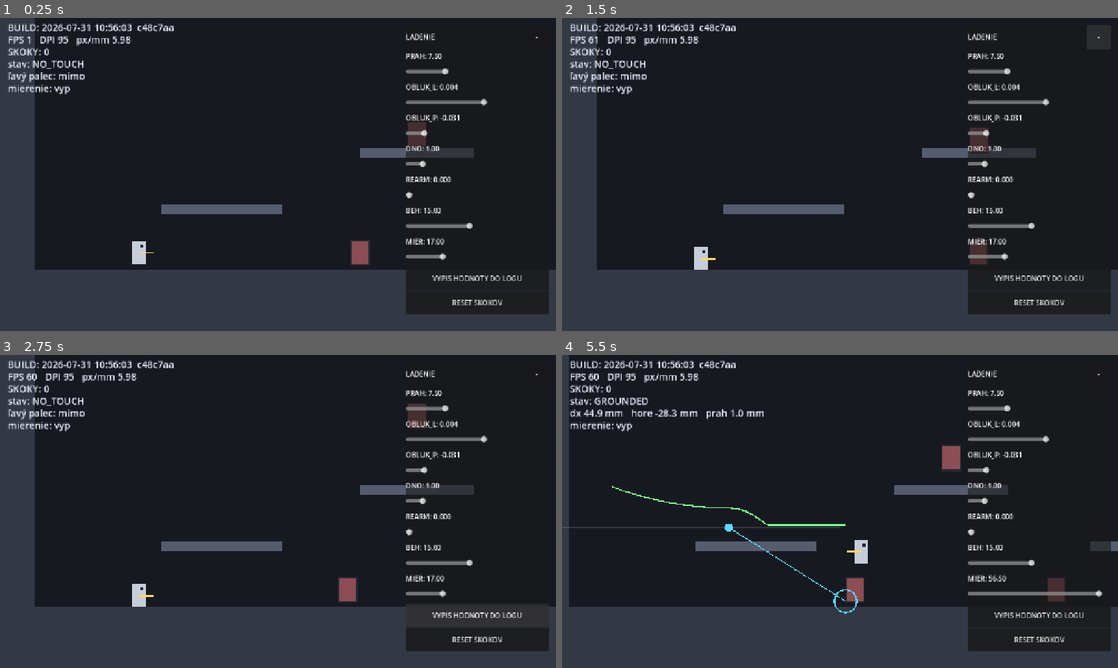
Above: before the commit, frames 1-4 (two rows, left to right).
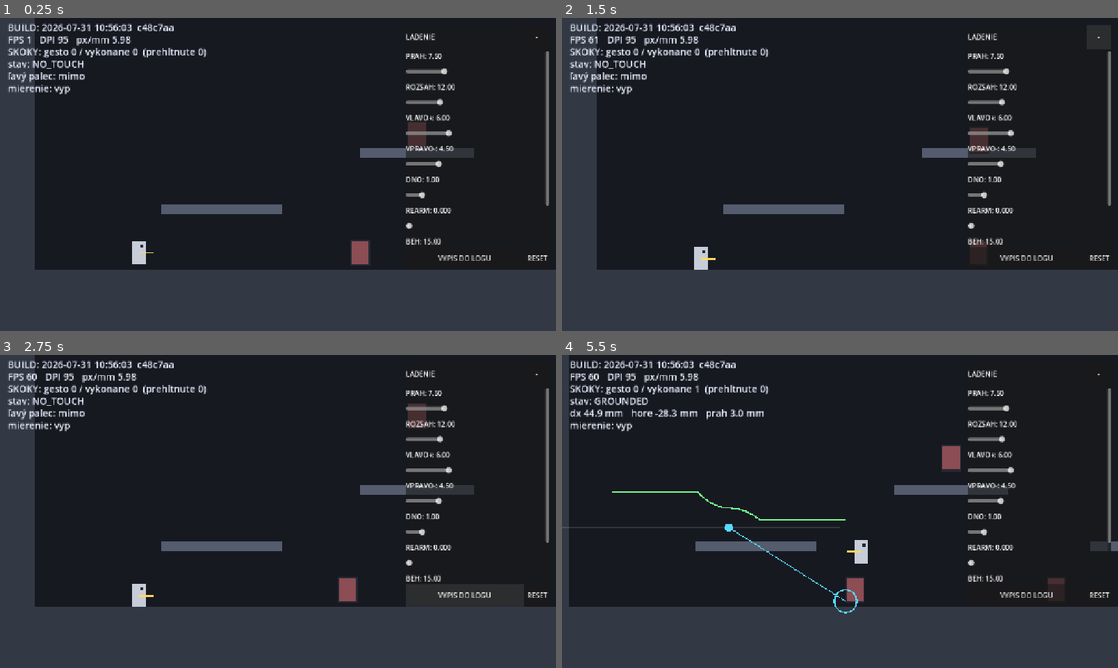
Above: after the commit, the same moments.

Repository: belispav/slavs
Game: Godot game, scene res://scenes/main.tscn
The game is run twice, just before and just after one commit, with the same random seed, the same clock (stepped at 60 frames per second) and the same inputs.
Inputs (mouse positions are in pixels of both pictures, inside the frame that each line leads up to):
- Up to frame 1 (0.25 s): no input
- Up to frame 2 (1.5 s): click "-" at 0.5 s; click "+" at 1.25 s
- Up to frame 3 (2.75 s): click "VYPIS HODNOTY DO LOGU" (after the commit: "VYPIS DO LOGU") at 2 s
- Up to frame 4 (5.5 s): click (1040, 639) at 2.75 s, where only the run before the commit has a clickable "RESET SKOKOV"; click (1101, 596) at 3.5 s, where only the run after the commit has a clickable "RESET"; move the mouse to (962, 495) at 4.27 s; hold D 4.28-5 s; hold J 4.28-5 s; click (962, 495) at 4.42 s; tap W at 4.52 s; drag from (728, 527) to (845, 602) at 5.02 s

The runs differ from the first frame. In frame 1, 5.8% of the frame differs, in the area x 7-99%, y 9-95%; in frame 2, 5.9%; in frame 3, 4.3%; in frame 4, 6.4%.

Commit message:
F1: reparametrise arc by real thumb reach in mm, add jump buffering, track swallowed gestures, scrollable panel

Diff:
--- a/volya/config/control_config.tres
+++ b/volya/config/control_config.tres
@@ -4,12 +4,15 @@
 
 ; Hodnoty namerane Pavlom na Samsungu SM-S731B pocas F1, 2026-07-31.
 ; Nemenit odhadom - menit len podla dalsieho merania na zariadeni.
+; Prepocet zo starej parametrizacie: k_left +0.04 a k_right -0.031 pri
+; rozsahu palca 12 mm zodpoveda rise 5.75 mm a drop 4.5 mm.
 
 [resource]
 script = ExtResource("1_cfg")
 j0_mm = 7.5
-k_arc_left = 0.004
-k_arc_right = -0.031
+reach_mm = 12.0
+rise_left_mm = 6.0
+drop_right_mm = 4.5
 j_min_mm = 1.0
 hysteresis_mm = 0.0
 run_deadzone_mm = 1.5
--- a/volya/scripts/control_config.gd
+++ b/volya/scripts/control_config.gd
@@ -8,21 +8,28 @@
 ## Upward thumb travel required to jump when the thumb is exactly above the anchor.
 @export_range(2.0, 25.0, 0.1) var j0_mm: float = 9.0
 
-## Curvature of the "windshield wiper" threshold, SEPARATE PER SIDE:
-##   J(dx) = j0_mm + (dx < 0 ? k_arc_left : k_arc_right) * dx^2
+## The player's comfortable sideways thumb sweep, measured from the anchor.
+## The whole threshold curve is expressed relative to THIS, not to an abstract
+## coefficient — so a player with a short thumb reach gets the same shape, just
+## compressed. Beyond this distance the curve stops changing.
 ##
-## NEGATIVE = dome. The thumb pivots around its joint, so extended sideways it
-## physically cannot reach as far up — the threshold must DROP at the extremes.
-## POSITIVE = valley (more travel required at the extremes).
+## F1 finding: parameterising the curve by dx² directly was a mistake. Inside a
+## real thumb sweep the quadratic is almost flat, so the curve felt "too wide"
+## and intended jumps were being missed.
+@export_range(5.0, 35.0, 0.5) var reach_mm: float = 12.0
+
+## How much HIGHER the threshold sits at the far LEFT of that sweep.
+## The thumb reaches up easily on the inward side, so it needs more headroom
+## there or the run gesture starts firing jumps by itself.
+@export_range(0.0, 20.0, 0.25) var rise_left_mm: float = 6.0
+
+## How much LOWER the threshold sits at the far RIGHT of that sweep.
+## The thumb cannot physically reach as high on the outward side, so the
+## requirement must come down to meet it.
 ##
-## The two sides are NOT equal: the thumb grips the phone from one side, so its
-## reach up-and-inward differs from its reach up-and-outward. Measured on device
-## in F1: the left side falls away far less than the right.
-##
-## These defaults assume the phone is held in the LEFT hand with the left thumb
-## on the movement stick. A left/right-handed switch belongs in v1.0 options.
-@export_range(-0.04, 0.04, 0.001) var k_arc_left: float = -0.005
-@export_range(-0.04, 0.04, 0.001) var k_arc_right: float = -0.012
+## Defaults assume the phone is held in the LEFT hand with the left thumb on
+## the movement stick. A left/right-handed switch belongs in v1.0 options.
+@export_range(0.0, 20.0, 0.25) var drop_right_mm: float = 5.0
 
 ## Hard floor for the threshold, so the dome can never reach zero and fire
 ## jumps by itself at full sideways extension.
@@ -58,6 +65,9 @@
 
 
 ## The arc threshold curve, in millimetres (SPEC B2). Asymmetric by design.
+## Everything is relative to reach_mm, so the shape scales with the player's
+## thumb rather than with an abstract coefficient.
 func jump_threshold_mm(dx_mm: float) -> float:
-	var k: float = k_arc_left if dx_mm < 0.0 else k_arc_right
-	return maxf(j0_mm + k * dx_mm * dx_mm, j_min_mm)
+	var t: float = clampf(absf(dx_mm) / maxf(reach_mm, 0.1), 0.0, 1.0)
+	var delta: float = (rise_left_mm if dx_mm < 0.0 else -drop_right_mm) * t * t
+	return maxf(j0_mm + delta, j_min_mm)
--- a/volya/scripts/debug_overlay.gd
+++ b/volya/scripts/debug_overlay.gd
@@ -20,6 +20,7 @@
 
 var draw_layer: Control
 var panel: PanelContainer
+var scroll: ScrollContainer
 var rows: VBoxContainer
 var value_labels: Dictionary = {}
 var _font: Font
@@ -75,22 +76,30 @@
 	toggle.custom_minimum_size = Vector2(56, 56)
 	head.add_child(toggle)
 	toggle.pressed.connect(func() -> void:
-		rows.visible = not rows.visible
-		toggle.text = "-" if rows.visible else "+"
+		scroll.visible = not scroll.visible
+		toggle.text = "-" if scroll.visible else "+"
 	)
 
+	# Posuvniky su v scrollovacom okne, aby panel nikdy nepretiekol mimo displej,
+	# ani ked ich pribudne.
+	scroll = ScrollContainer.new()
+	scroll.horizontal_scroll_mode = ScrollContainer.SCROLL_MODE_DISABLED
+	vb.add_child(scroll)
+
 	rows = VBoxContainer.new()
-	vb.add_child(rows)
+	rows.size_flags_horizontal = Control.SIZE_EXPAND_FILL
+	scroll.add_child(rows)
 
 	# Kratke nazvy, aby sa panel zmestil na displej telefonu.
 	_add_slider("PRAH", 3.0, 20.0, 0.5, Touch.config.j0_mm,
 		func(v: float) -> void: Touch.config.j0_mm = v)
-	# zaporne = kupola (prah klesa do stran), kladne = udolie
-	# Lava a prava strana su samostatne - palec nema na obe strany rovnaky dosah.
-	_add_slider("OBLUK_L", -0.04, 0.04, 0.001, Touch.config.k_arc_left,
-		func(v: float) -> void: Touch.config.k_arc_left = v)
-	_add_slider("OBLUK_P", -0.04, 0.04, 0.001, Touch.config.k_arc_right,
-		func(v: float) -> void: Touch.config.k_arc_right = v)
+	# Vsetko v milimetroch, vztiahnute na skutocny rozsah palca.
+	_add_slider("ROZSAH", 5.0, 35.0, 0.5, Touch.config.reach_mm,
+		func(v: float) -> void: Touch.config.reach_mm = v)
+	_add_slider("VLAVO+", 0.0, 20.0, 0.25, Touch.config.rise_left_mm,
+		func(v: float) -> void: Touch.config.rise_left_mm = v)
+	_add_slider("VPRAVO-", 0.0, 20.0, 0.25, Touch.config.drop_right_mm,
+		func(v: float) -> void: Touch.config.drop_right_mm = v)
 	_add_slider("DNO", 0.0, 10.0, 0.25, Touch.config.j_min_mm,
 		func(v: float) -> void: Touch.config.j_min_mm = v)
 	_add_slider("REARM", 0.0, 8.0, 0.25, Touch.config.hysteresis_mm,
@@ -100,17 +109,24 @@
 	_add_slider("MIER", 3.0, 60.0, 0.5, Touch.config.aim_recenter_mm,
 		func(v: float) -> void: Touch.config.aim_recenter_mm = v)
 
+	var buttons := HBoxContainer.new()
+	vb.add_child(buttons)
+
 	var dump := Button.new()
-	dump.text = "VYPIS HODNOTY DO LOGU"
+	dump.text = "VYPIS DO LOGU"
 	dump.custom_minimum_size = Vector2(0, 52)
-	rows.add_child(dump)
+	dump.size_flags_horizontal = Control.SIZE_EXPAND_FILL
+	buttons.add_child(dump)
 	dump.pressed.connect(_dump_values)
 
 	var reset := Button.new()
-	reset.text = "RESET SKOKOV"
+	reset.text = "RESET"
 	reset.custom_minimum_size = Vector2(0, 52)
-	rows.add_child(reset)
-	reset.pressed.connect(func() -> void: Touch.jump_count = 0)
+	buttons.add_child(reset)
+	reset.pressed.connect(func() -> void:
+		Touch.jump_count = 0
+		Touch.jumps_performed = 0
+	)
 
 	_layout_panel()
 	get_viewport().size_changed.connect(_layout_panel)
@@ -131,6 +147,9 @@
 		if safe.size.x > 0:
 			right_inset = maxf(float(win.x - (safe.position.x + safe.size.x)) * s, 0.0)
 			top_inset = maxf(float(safe.position.y) * s, 0.0)
+
+	# Vyska scrollovacieho okna: co zostane pod hlavickou, nikdy nie viac.
+	scroll.custom_minimum_size = Vector2(0, maxf(view.y * 0.62, 120.0))
 
 	var w: float = minf(PANEL_W, view.x * 0.45)
 	panel.anchor_left = 1.0
@@ -174,15 +193,16 @@
 	print("=== VOLYA ladenie ovladania ===")
 	print("build            = ", BuildStampScript.STAMP)
 	print("j0_mm            = ", c.j0_mm)
-	print("k_arc_left       = ", c.k_arc_left)
-	print("k_arc_right      = ", c.k_arc_right)
+	print("reach_mm         = ", c.reach_mm)
+	print("rise_left_mm     = ", c.rise_left_mm)
+	print("drop_right_mm    = ", c.drop_right_mm)
 	print("j_min_mm         = ", c.j_min_mm)
 	print("hysteresis_mm    = ", c.hysteresis_mm)
 	print("run_deadzone_mm  = ", c.run_deadzone_mm)
 	print("run_saturation_mm= ", c.run_saturation_mm)
 	print("aim_deadzone_mm  = ", c.aim_deadzone_mm)
 	print("aim_recenter_mm  = ", c.aim_recenter_mm)
-	print("skokov spolu     = ", Touch.jump_count)
+	print("gest / vykonane  = ", Touch.jump_count, " / ", Touch.jumps_performed)
 	print("dpi = ", Touch.raw_dpi, "  px_per_mm = ", Touch.px_per_mm)
 	print("===============================")
 	print("")
@@ -262,7 +282,9 @@
 		"BUILD: %s" % BuildStampScript.STAMP,
 		"FPS %d   DPI %d   px/mm %.2f" % [
 			Engine.get_frames_per_second(), int(Touch.raw_dpi), Touch.px_per_mm],
-		"SKOKY: %d" % Touch.jump_count,
+		"SKOKY: gesto %d / vykonane %d  (prehltnute %d)" % [
+			Touch.jump_count, Touch.jumps_performed,
+			maxi(Touch.jump_count - Touch.jumps_performed, 0)],
 		"stav: %s" % state_names[Touch.left_state],
 	]
 	if Touch.left_index != -1:
--- a/volya/scripts/player.gd
+++ b/volya/scripts/player.gd
@@ -13,6 +13,7 @@
 
 var _fire_cooldown: float = 0.0
 var _coyote: float = 0.0
+var _jump_buffer: float = 0.0
 var _use_keyboard: bool = false
 var _kb_jump_was_down: bool = false
 var _cam: Camera2D
@@ -52,14 +53,21 @@
 	velocity = Vector2.ZERO
 
 
+## A jump gesture never fails outright — it is buffered and fires as soon as
+## the character can actually jump.
 func _on_jump() -> void:
-	_try_jump()
+	_jump_buffer = Tuning.JUMP_BUFFER
 
 
-func _try_jump() -> void:
+func _consume_jump_buffer(delta: float) -> void:
+	_jump_buffer = maxf(_jump_buffer - delta, 0.0)
+	if _jump_buffer <= 0.0:
+		return
 	if is_on_floor() or _coyote > 0.0:
 		velocity.y = Tuning.JUMP_VELOCITY
 		_coyote = 0.0
+		_jump_buffer = 0.0
+		Touch.jumps_performed += 1
 
 
 func _physics_process(delta: float) -> void:
@@ -76,6 +84,7 @@
 		_coyote = maxf(_coyote - delta, 0.0)
 		velocity.y = minf(velocity.y + Tuning.GRAVITY * delta, Tuning.MAX_FALL_SPEED)
 
+	_consume_jump_buffer(delta)
 	move_and_slide()
 	_update_aim(delta)
 	queue_redraw()
@@ -93,7 +102,7 @@
 		var jump_down: bool = Input.is_physical_key_pressed(KEY_SPACE) \
 			or Input.is_physical_key_pressed(KEY_W)
 		if jump_down and not _kb_jump_was_down:
-			_try_jump()
+			_on_jump()
 		_kb_jump_was_down = jump_down
 		if not is_zero_approx(kx):
 			return kx
--- a/volya/scripts/touch_controller.gd
+++ b/volya/scripts/touch_controller.gd
@@ -23,7 +23,11 @@
 var aim_dir: Vector2 = Vector2.RIGHT
 var aim_active: bool = false
 var left_state: int = LeftState.NO_TOUCH
+## Gestures that crossed the threshold.
 var jump_count: int = 0
+## Jumps the character actually performed. The gap between the two is the
+## number of gestures the game swallowed — the single most useful F1 number.
+var jumps_performed: int = 0
 
 # --- left thumb ---
 var left_index: int = -1
--- a/volya/scripts/tuning.gd
+++ b/volya/scripts/tuning.gd
@@ -12,6 +12,10 @@
 const AIR_ACCEL: float = 1900.0
 const JUMP_VELOCITY: float = -900.0   # gives ~168 px of jump height
 const COYOTE_TIME: float = 0.10
+## How long a jump gesture is remembered if the character is not on the ground
+## yet. Without this, a flick made a fraction of a second before landing is
+## silently thrown away and reads as "the game ignored me".
+const JUMP_BUFFER: float = 0.14
 
 # --- Weapon ---
 const BULLET_SPEED: float = 1400.0
Not shown, added: ref/Gemini_Generated_Image_a2nb48a2nb48a2nb.png
Not shown, added: ref/Gemini_Generated_Image_kahnqwkahnqwkahn.png
Not shown, added: ref/Gemini_Generated_Image_tfyx12tfyx12tfyx.png
Not shown, added: ref/Gemini_Generated_Image_u6mw39u6mw39u6mw.png
Not shown, added: ref/Gemini_Generated_Image_xwvf1lxwvf1lxwvf.png
